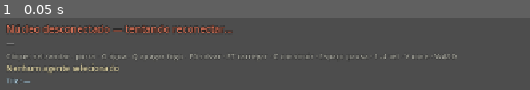
Above: before the commit, frame 1.
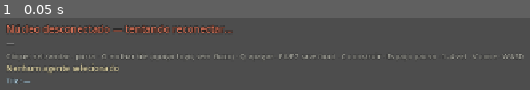
Above: after the commit, the same moment.

Repository: cezambo/GeneralSimulator
Game: Godot game, scene res://scenes/main.tscn
The game is run twice, just before and just after one commit, with the same random seed, the same clock (stepped at 60 frames per second) and the same inputs.
Inputs:
- Up to frame 1 (0.05 s): no input

The runs differ from the first frame. In frame 1, 2.2% of the frame differs, in the area x 21-99%, y 50-59%.

Commit message:
fix(fogo): bridge não restaura burning no meio do tick
Molhar apaga de verdade (mutação in-place + dump de calor), esfriamento pós-fogo fica legível, e HUD/tiles deixam claro que wet/fumaça são estados de tile — não líquidos/gases V2.

Co-authored-by: Cursor <cursoragent@cursor.com>

Diff:
--- a/packages/client-godot/scripts/hud.gd
+++ b/packages/client-godot/scripts/hud.gd
@@ -127,7 +127,7 @@
 		help_label.text = "C·sair · B/N parede · F/R chão/porta · E apagar · T cadeira · M mover · . girar · X remover · Z/Y undo/redo"
 		set_selection(_selection_text)
 	else:
-		help_label.text = "Clique: sel./andar · porta · G água · Q apagar fogo · F6 salvar · F7 carregar · C construir · Espaço pausa · 1–4 vel · V cone · WASD"
+		help_label.text = "Clique: sel./andar · porta · G molhar tile (apaga fogo; sem fluxo) · Q apagar · F6/F7 save/load · C construir · Espaço pausa · 1–4 vel · V cone · WASD"
 		set_selection(_selection_text)
 
 
@@ -156,9 +156,9 @@
 func _sandbox_label(tool_id: String) -> String:
 	match tool_id:
 		"wet":
-			return "água (molha / apaga fogo)"
+			return "molhar tile (apaga fogo no lugar; sem líquido V2)"
 		"extinguish":
-			return "apagar fogo"
+			return "apagar fogo (fumaça residual)"
 		_:
 			return tool_id
 
--- a/packages/client-godot/scripts/world_view.gd
+++ b/packages/client-godot/scripts/world_view.gd
@@ -186,14 +186,17 @@
 		_tile_nodes[key] = poly
 
 	poly.color = WorldScale.tile_color(tile_type, burning, material_id)
+	# wet = encharcado no tile (não é volume/fluxo de líquido — isso é V2).
 	if wet and not burning:
-		poly.color = poly.color.lerp(Color("3a6ea5"), 0.55)
+		var wet_i := clampf(_state_intensity(states, "wet") / 100.0, 0.35, 1.0)
+		poly.color = poly.color.lerp(Color("2f6f9e"), 0.4 + 0.35 * wet_i)
+	# smoky = névoa de estado no tile, não camada de gás (R-023).
 	if smoky and not burning:
-		poly.color = poly.color.lerp(Color("6a6a70"), 0.35)
+		poly.color = poly.color.lerp(Color("5c5c62"), 0.28)
 	if tile_type == "door" and bool(state.get("isOpen", false)) and not burning:
 		poly.color = WorldScale.tile_color("door", false, material_id).lightened(0.2)
 		if wet:
-			poly.color = poly.color.lerp(Color("3a6ea5"), 0.4)
+			poly.color = poly.color.lerp(Color("2f6f9e"), 0.4)
 	if cell.has("integrity") and not burning:
 		var integ := clampf(float(cell.get("integrity", 100.0)) / 100.0, 0.0, 1.0)
 		poly.color = poly.color.darkened((1.0 - integ) * 0.55)
@@ -240,8 +243,9 @@
 			haze.z_index = 2
 			tiles_root.add_child(haze)
 			_smoke_nodes[key] = haze
-		var a := clampf(intensity / 100.0, 0.15, 0.55)
-		haze.color = Color(0.55, 0.55, 0.58, a)
+		# Névoa acinzentada-amarronzada (fuligem), não "gás" volumétrico.
+		var a := clampf(intensity / 100.0, 0.18, 0.62)
+		haze.color = Color(0.42, 0.4, 0.38, a)
 		haze.visible = true
 	elif _smoke_nodes.has(key):
 		(_smoke_nodes[key] as Polygon2D).visible = false
Not shown, changed: packages/sim-core/src/demo/fire.test.ts
Not shown, changed: packages/sim-core/src/substrate/effects.ts
Not shown, changed: packages/sim-core/src/substrate/index.ts
Not shown, changed: packages/sim-core/src/substrate/substrate.test.ts
Not shown, changed: packages/sim-core/src/substrate/world-bridge.ts
